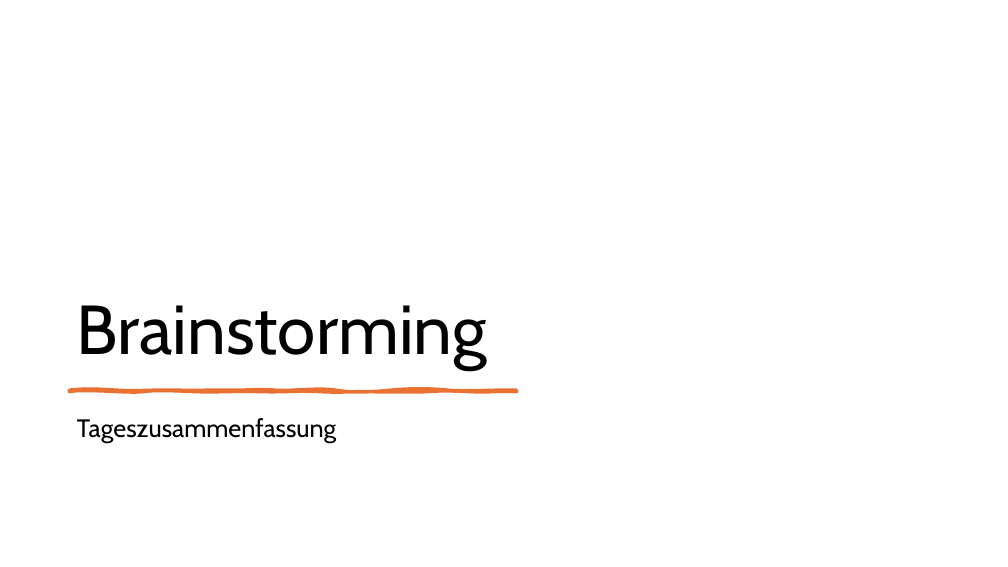
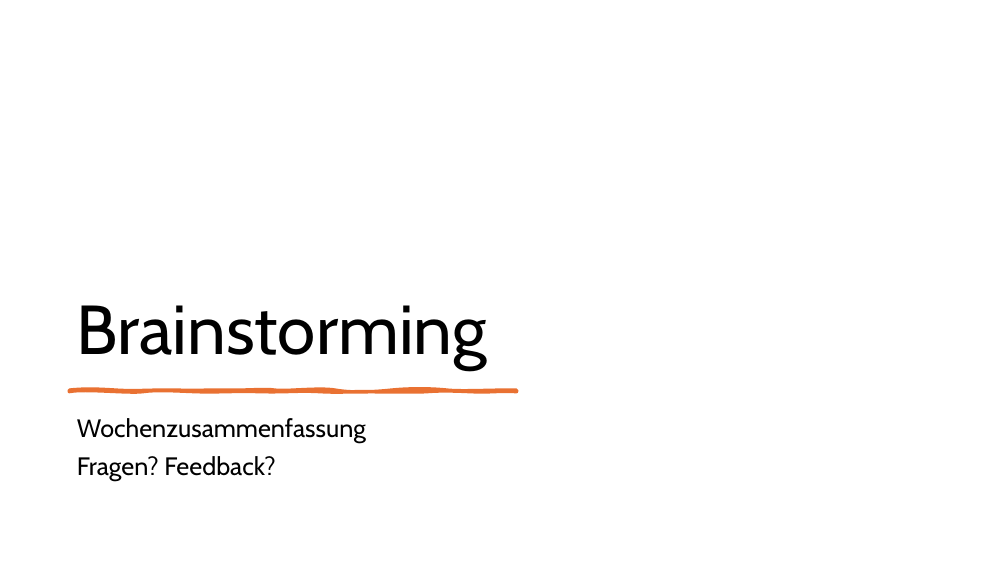
Before and after one commit to MatLange/Schulung, a slide deck: slide 14 of RAP Presentationen/Tag5.2 - RAP_DEMO_DOKU_unmanaged_DE.pptx. Drawn at 1008x567 pixels with LibreOffice and Linux fonts; fonts in the diff are those of the drawing. Boxes give left, top, right and bottom in pixels: in the first picture for what was removed or moved away, otherwise in the second. Text is boxed around its words. In the diff, an @@ line names an element or a change of style, - is before the commit and + after.

```diff
--- a/RAP Presentationen/Tag5.2 - RAP_DEMO_DOKU_unmanaged_DE.pptx
+++ b/RAP Presentationen/Tag5.2 - RAP_DEMO_DOKU_unmanaged_DE.pptx
@@ text at bbox=[77, 418, 366, 481]: text changed @@
-Tageszusammenfassung
+Wochenzusammenfassung
+Fragen? Feedback?
```
Also in this commit, not shown: 1 other slide changed, 1 other file.
